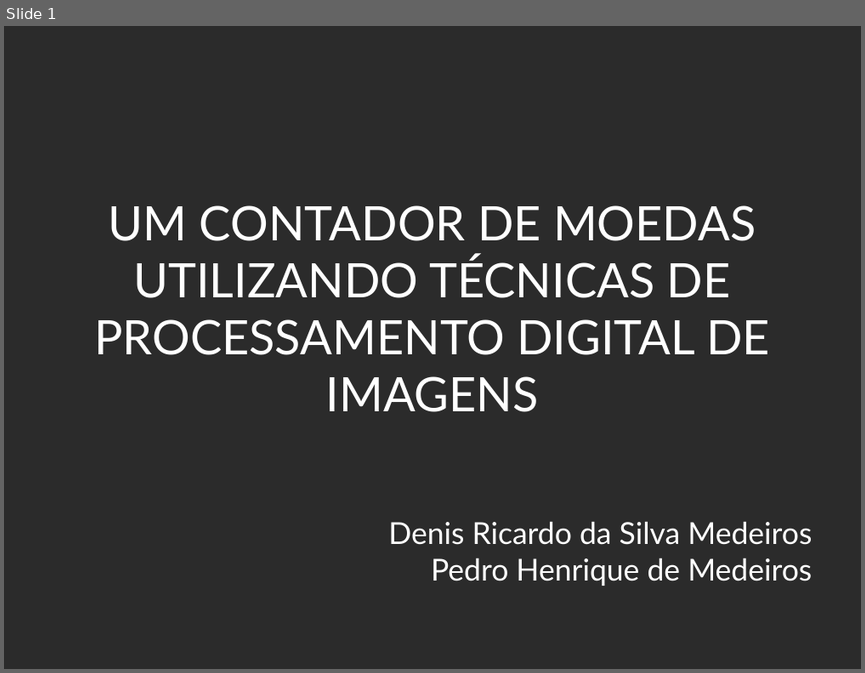
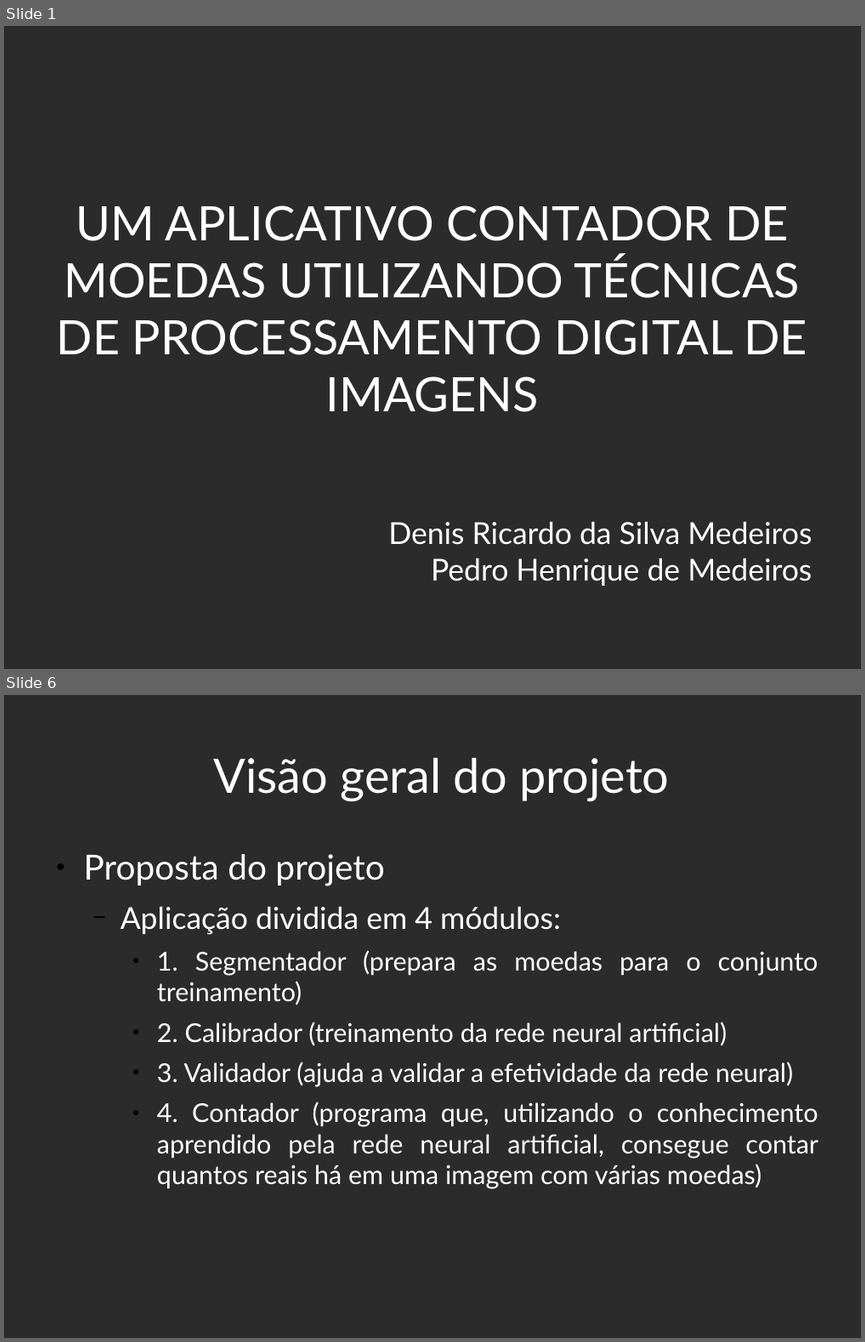
Before and after one commit to PedroHenriqueMedeiros/PedroHenriqueMedeiros.github.io, a slide deck: DCA0445/src/projetofinal/apresentacao.odp. Shown one above the other, each under a label of ours: slide 1 before the commit, slides 1 and 6 after it; the slides between them are not shown. The pictures are 865x673 and 865x1342 pixels, drawn with LibreOffice and Linux fonts; fonts in the diff are those of the drawing; background and template pictures are left out; a plain dark background stands for a picture behind light text. Boxes give left, top, right and bottom in pixels: in the first picture for what was removed or moved away, otherwise in the second. Text is boxed around its words. In the diff, an @@ line names an element or a change of style, - is before the commit and + after.

```diff
--- a/DCA0445/src/projetofinal/apresentacao.odp
+++ b/DCA0445/src/projetofinal/apresentacao.odp
@@ slide 6 added at [4,695,861,1338], background picture (left out) @@
@@ title added at [213,758,669,801], 44 pt, text #FFFFFF @@
+Visão geral do projeto
@@ text added at [84,854,818,1189], 24 pt, text #FFFFFF @@
+● Proposta do projeto
+  − Aplicação dividida em 4 módulos:
+    ● 1. Segmentador (prepara as moedas para o conjunto treinamento)
+    ● 2. Calibrador (treinamento da rede neural artificial)
+    ● 3. Validador (ajuda a validar a efetividade da rede neural)
+    ● 4. Contador (programa que, utilizando o conhecimento aprendido pela rede neural artificial, consegue contar quantos reais há em uma imagem com várias moedas)
@@ slide 1 changed as well @@
@@ title at [57,205,808,412]: text changed @@
-UM CONTADOR DE MOEDAS UTILIZANDO TÉCNICAS DE PROCESSAMENTO DIGITAL DE IMAGENS
+UM APLICATIVO CONTADOR DE MOEDAS UTILIZANDO TÉCNICAS DE PROCESSAMENTO DIGITAL DE IMAGENS
```
Also in this commit, not shown: 1 other slide changed, 22 other slides added, 4 other files.
